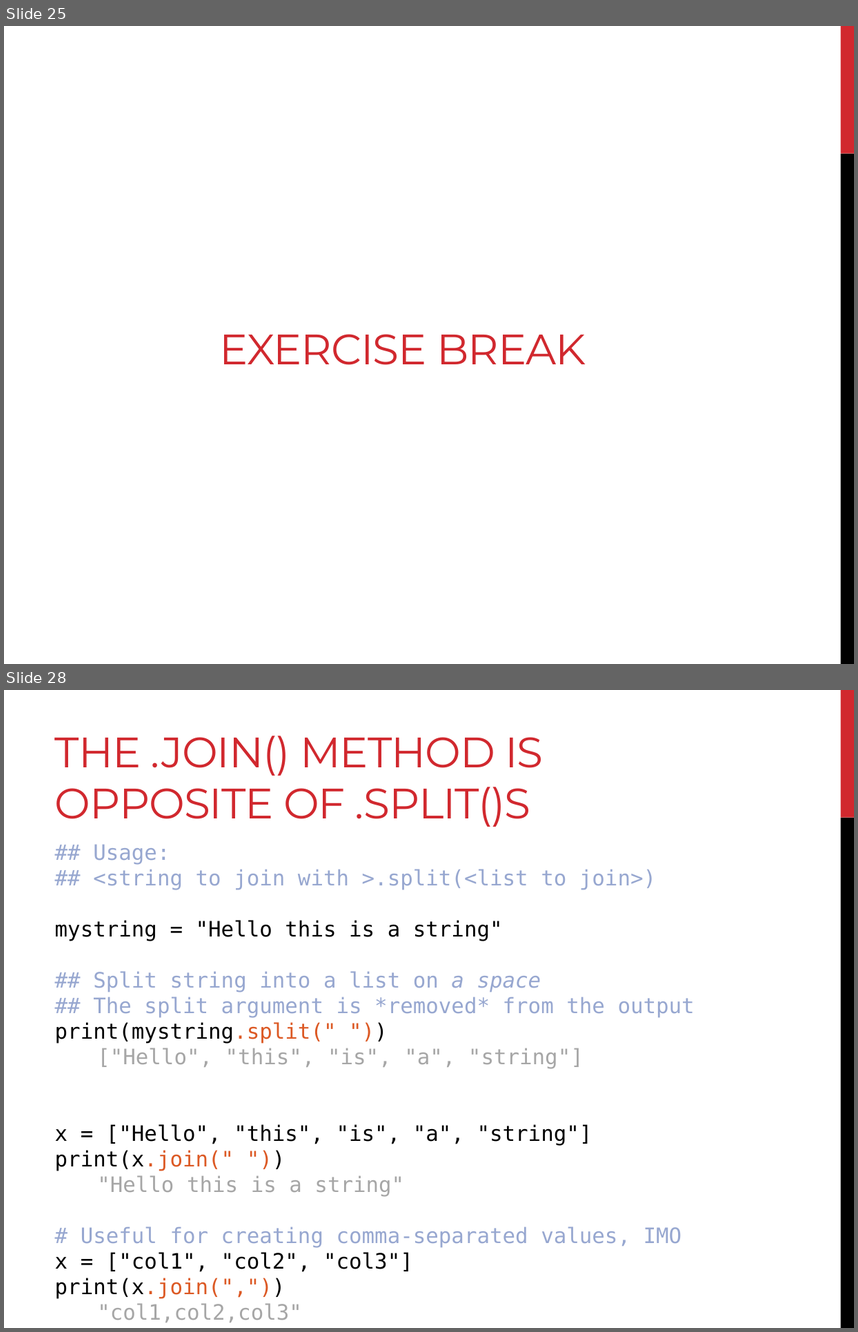
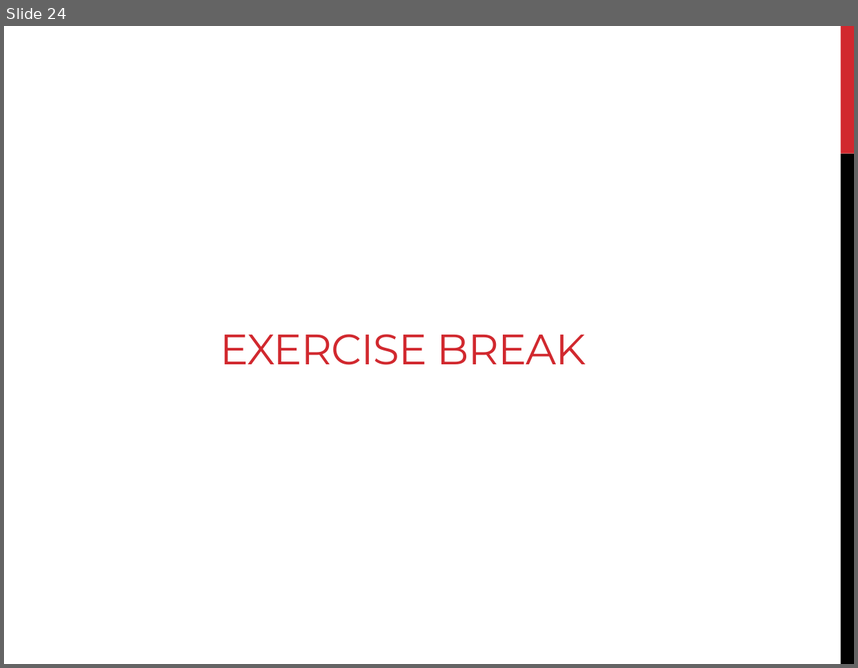
Before and after one commit to sjspielman/bdib2018_python, a slide deck: files/slides/slides_day3.pptx. Shown one above the other, each under a label of ours: slides 25 and 28 before the commit, slide 24 after it; the slides between them are not shown. The pictures are 858x1332 and 858x668 pixels, drawn with LibreOffice and Linux fonts; fonts in the diff are those of the drawing. Boxes give left, top, right and bottom in pixels: in the first picture for what was removed or moved away, otherwise in the second. Text is boxed around its words. In the diff, an @@ line names an element or a change of style, - is before the commit and + after.

```diff
--- a/files/slides/slides_day3.pptx
+++ b/files/slides/slides_day3.pptx
@@ slide 28 removed at [4, 690, 854, 1328], background #FFFFFF; not listed: 2 template elements that a slide beside it also shows @@
@@ title removed at [55, 736, 543, 827] @@
-THE .JOIN() METHOD IS OPPOSITE OF .SPLIT()S
@@ text removed at [55, 844, 695, 1322] @@
-## Usage:
-## <string to join with >.split(<list to join>)
-mystring = "Hello this is a string"
-## Split string into a list on a space
-## The split argument is *removed* from the output
-print(mystring.split(" "))
-["Hello", "this", "is", "a", "string"]
-x = ["Hello", "this", "is", "a", "string"]
-print(x.join(" "))
-"Hello this is a string"
-# Useful for creating comma-separated values, IMO
-x = ["col1", "col2", "col3"]
-print(x.join(","))
-"col1,col2,col3"
@@ what was slide 25 is now slide 24 @@
```
Also in this commit, not shown: 2 slides changed, 6 other slides removed, 3 other files.
